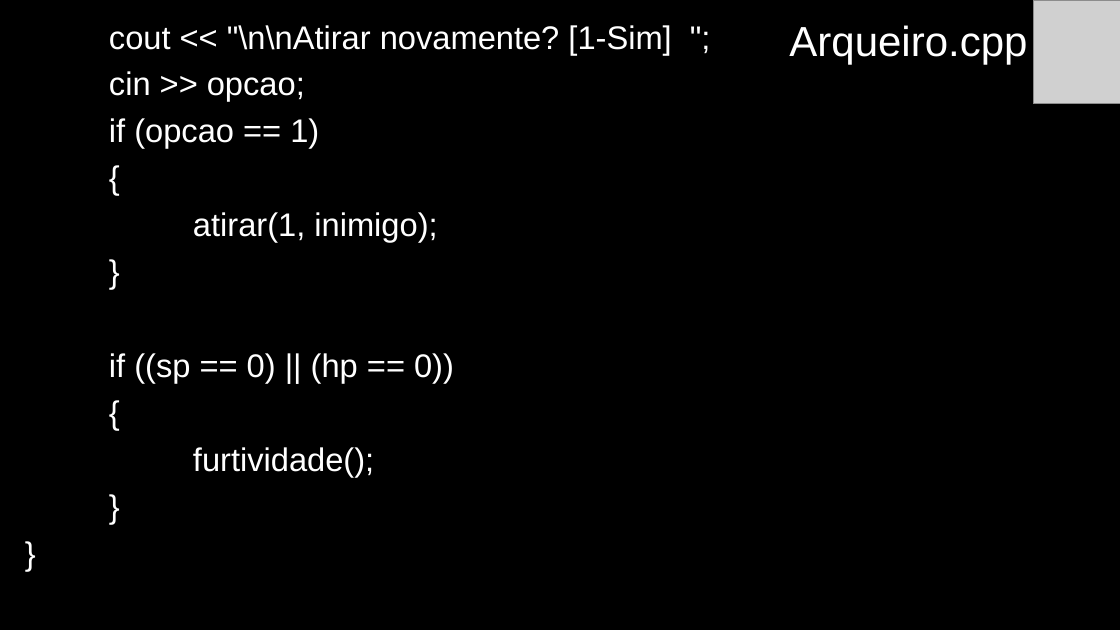
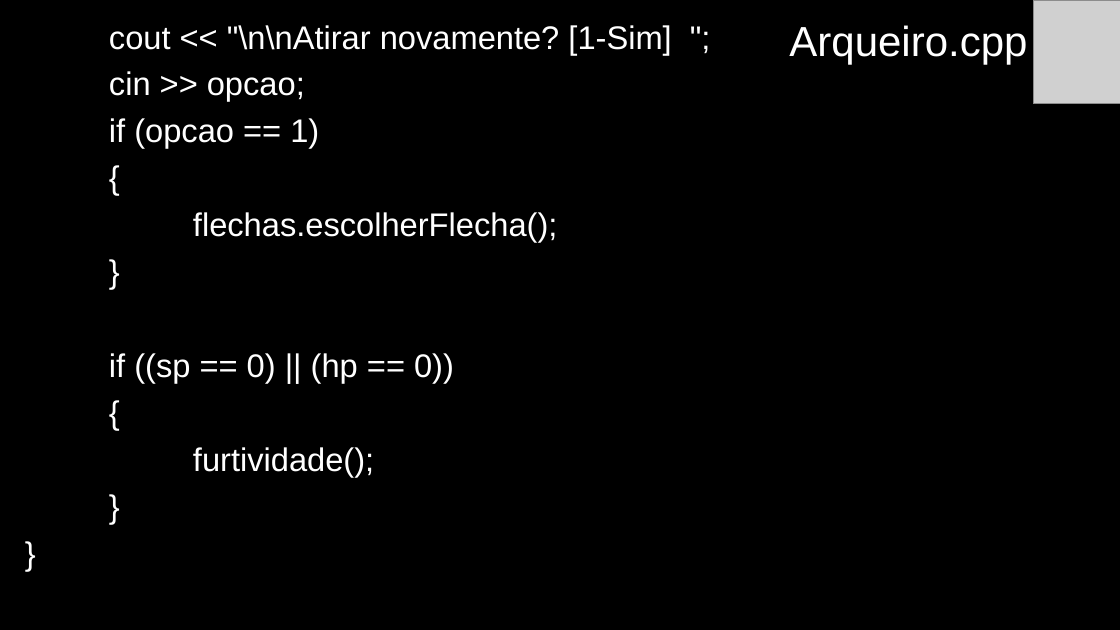
Before and after one commit to anaisabelamr/Arqueiro, a slide deck: slide 10 of Arqueiro/Arqueiro.pptx. Drawn at 1120x630 pixels with LibreOffice and Linux fonts; fonts in the diff are those of the drawing; grey boxes stand for pictures. Boxes give left, top, right and bottom in pixels: in the first picture for what was removed or moved away, otherwise in the second. Text is boxed around its words. In the diff, an @@ line names an element or a change of style, - is before the commit and + after.

Commit message:
Finalizada a classe Flecha

```diff
--- a/Arqueiro/Arqueiro.pptx
+++ b/Arqueiro/Arqueiro.pptx
@@ text at (x1=193, y1=212, x2=558, y2=242): text changed @@
-atirar(1, inimigo);
+flechas.escolherFlecha();
```
Also in this commit, not shown: 14 other slides changed, 8 slides added, 3 slides removed, 28 other files.
